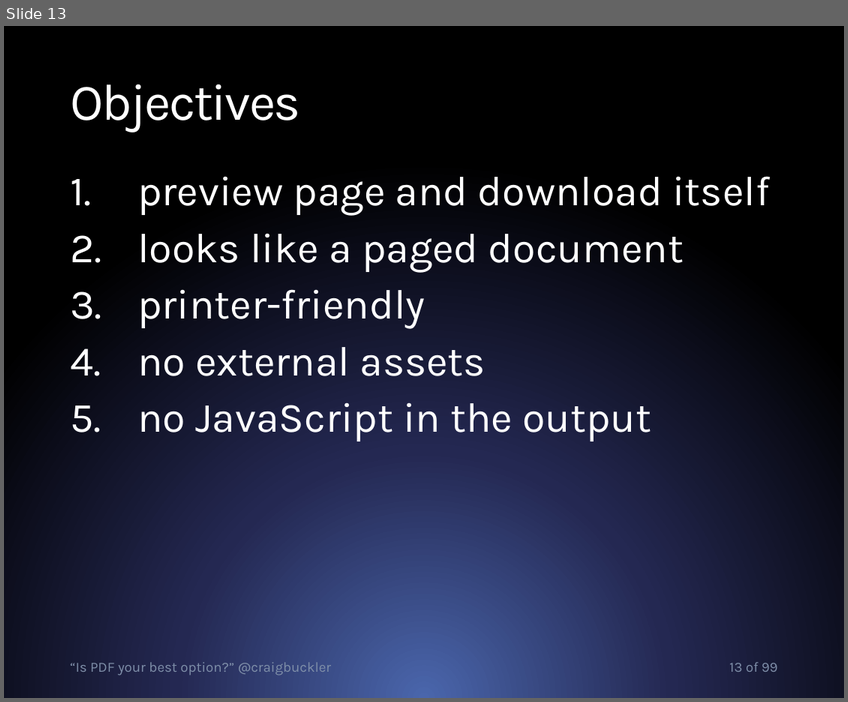
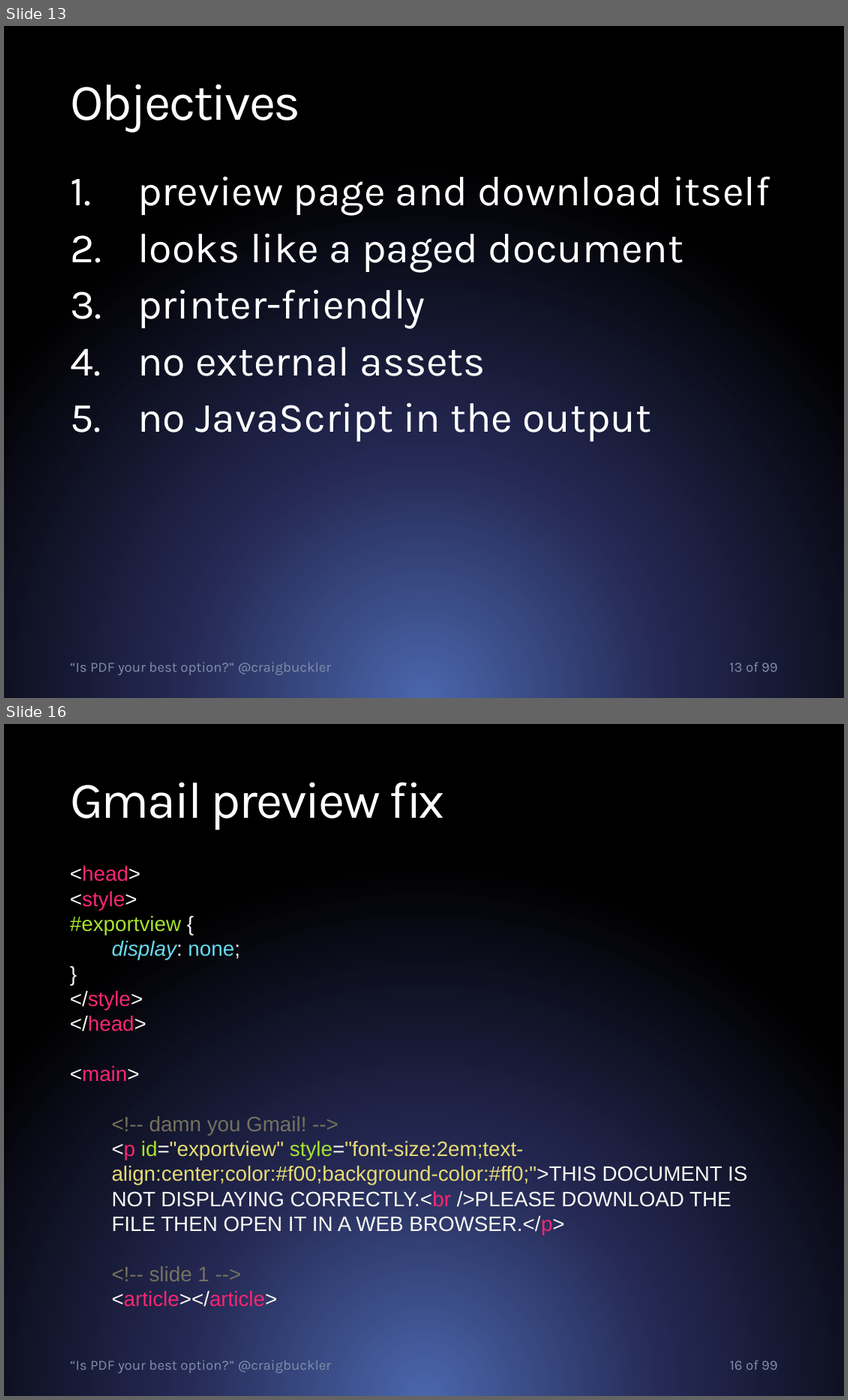
Before and after one commit to craigbuckler/html5-export, a slide deck: craigbuckler-pdf-html.pptx. Shown one above the other, each under a label of ours: slide 13 before the commit, slides 13 and 16 after it; the slides between them are not shown. The pictures are 848x702 and 848x1400 pixels, drawn with LibreOffice and Linux fonts; fonts in the diff are those of the drawing. Boxes give left, top, right and bottom in pixels: in the first picture for what was removed or moved away, otherwise in the second. Text is boxed around its words. In the diff, an @@ line names an element or a change of style, - is before the commit and + after.

```diff
--- a/craigbuckler-pdf-html.pptx
+++ b/craigbuckler-pdf-html.pptx
@@ slide 16 added at (4, 724, 844, 1396), background gradient #4A66AC to #242852 to #000000 @@
@@ title added at (70, 782, 444, 830), 44.3 pt, text #FFFFFF @@
+Gmail preview fix
@@ text added at (70, 866, 747, 1307), 18 pt, text #F8F8F2 @@
+<head>
+<style>
+#exportview {
+display: none;
+}
+</style>
+</head>
+<main>
+  <!-- damn you Gmail! -->
+  <p id="exportview" style="font-size:2em;text-align:center;color:#f00;background-color:#ff0;">THIS DOCUMENT IS NOT DISPLAYING CORRECTLY.<br />PLEASE DOWNLOAD THE FILE THEN OPEN IT IN A WEB BROWSER.</p>
+  <!-- slide 1 -->
+  <article></article>
@@ text added at (70, 1360, 331, 1374), 12.1 pt, text #7F8FA9 @@
+“Is PDF your best option?” @craigbuckler
@@ page number added at (730, 1360, 778, 1370), 12.1 pt, text #7F8FA9 @@
+16 of 99
```
Also in this commit, not shown: 1 slide changed, 4 other slides added, 6 other files.
